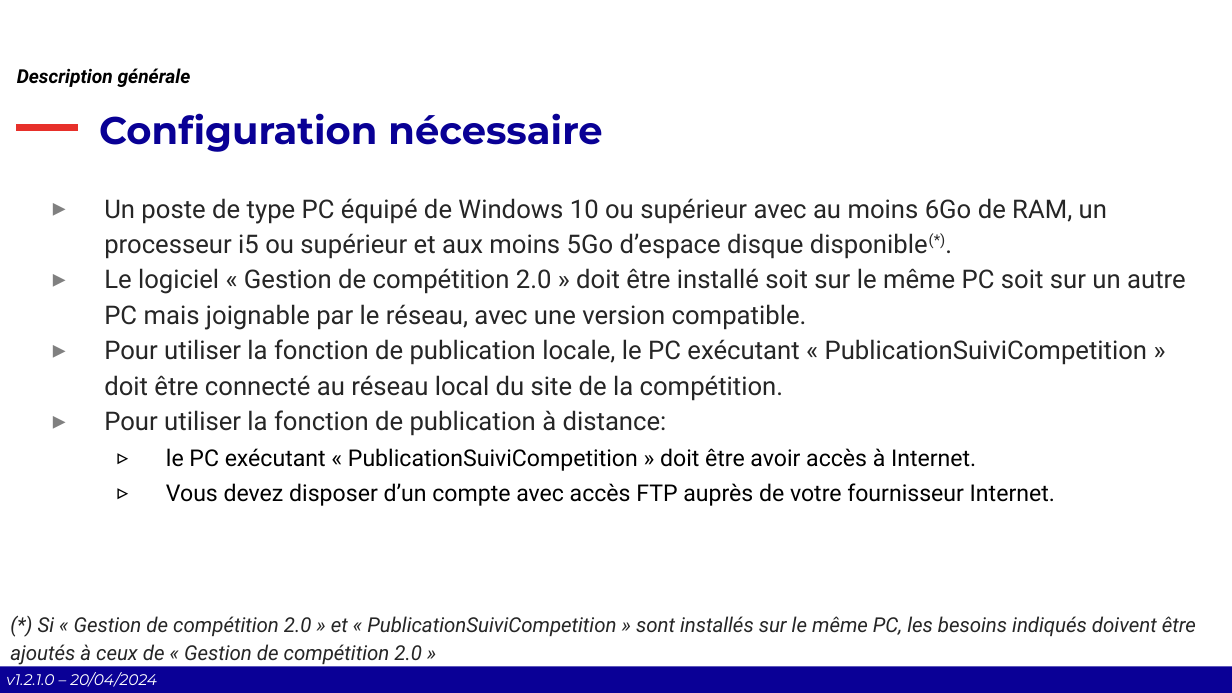
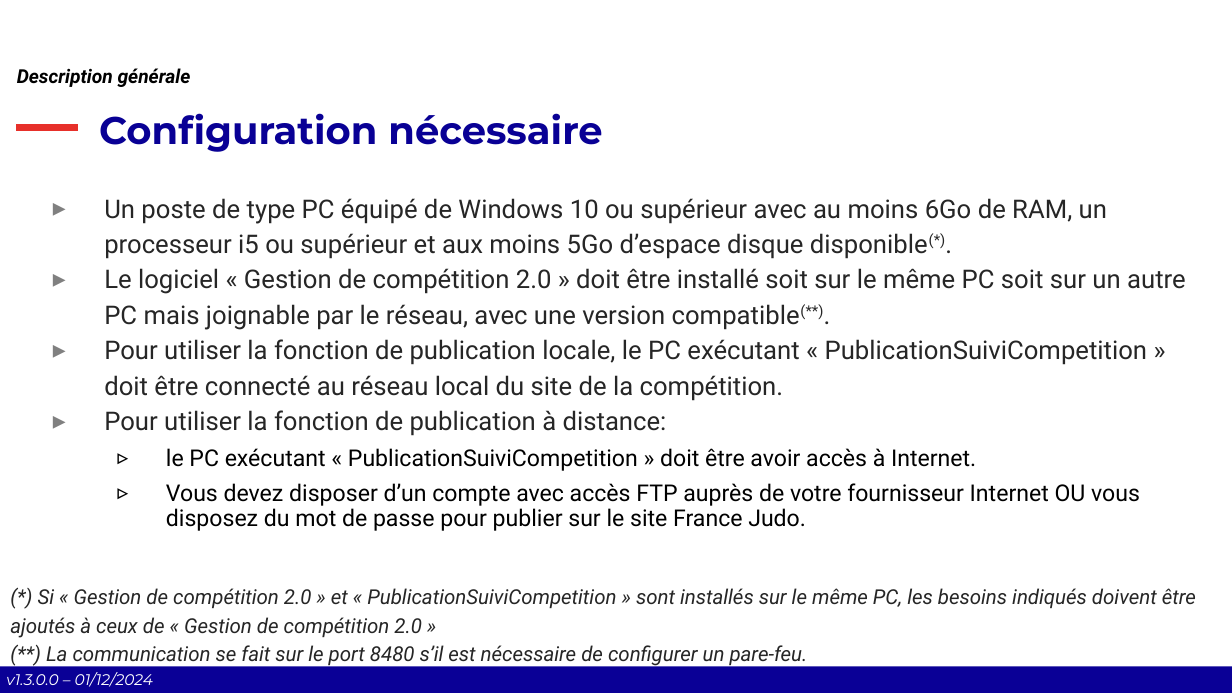
Before and after one commit to Comite-Rhone-Judo/PublicationSuiviCompetition, a slide deck: slide 5 of AppPublication/Documentation/PublicationSuiviCompetition - Manuel d'utilisation.pptx. Drawn at 1232x693 pixels with LibreOffice and Linux fonts; fonts in the diff are those of the drawing; background and template pictures are left out. Boxes give left, top, right and bottom in pixels: in the first picture for what was removed or moved away, otherwise in the second. Text is boxed around its words. In the diff, an @@ line names an element or a change of style, - is before the commit and + after.

Commit message:
Ajout de la désactivation du mode EasyConfig en cas d'absence ou de problème sur le fichier de configuration Correction du bug de mise a jour de l'heure de prochaine génération Mise à jour du manuel utilisateur Modification de la lecture des settings qui provoquait un reset de la valeur au démarrage Correction de  l'exception lors du dispose sur le Client TCP

```diff
--- a/AppPublication/Documentation/PublicationSuiviCompetition - Manuel d'utilisation.pptx
+++ b/AppPublication/Documentation/PublicationSuiviCompetition - Manuel d'utilisation.pptx
@@ text at bbox=[104, 268, 1186, 330]: text changed @@
-▸ Le logiciel « Gestion de compétition 2.0 » doit être installé soit sur le même PC soit sur un autre PC mais joignable par le réseau, avec une version compatible.
+▸ Le logiciel « Gestion de compétition 2.0 » doit être installé soit sur le même PC soit sur un autre PC mais joignable par le réseau, avec une version compatible(**).
@@ text at bbox=[166, 483, 1140, 531]: text changed @@
-  ▹ Vous devez disposer d’un compte avec accès FTP auprès de votre fournisseur Internet.
+  ▹ Vous devez disposer d’un compte avec accès FTP auprès de votre fournisseur Internet OU vous disposez du mot de passe pour publier sur le site France Judo.
@@ text "(*) Si « Gestion de ...": place and size @@
-text "(*) Si « Gestion de ..." at bbox=[10, 616, 1196, 665]
+text "(*) Si « Gestion de ..." at bbox=[10, 588, 1196, 667]
@@ text at bbox=[46, 645, 808, 667]: paragraph added @@
+(**) La communication se fait sur le port 8480 s’il est nécessaire de configurer un pare-feu.
@@ text at bbox=[6, 672, 153, 687]: text changed @@
-v1.2.1.0 – 20/04/2024
+v1.3.0.0 – 01/12/2024
```
Also in this commit, not shown: 28 other slides changed, 5 slides added, 6 other files.
